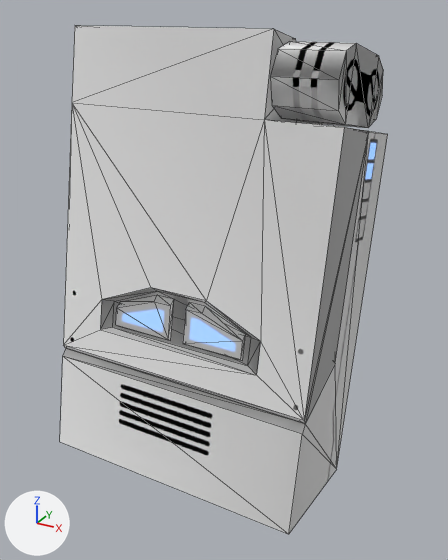
The glTF model phone.glb, before and after one commit.
The view is the same before and after, from a camera (50 mm lens) standing at (2.12, -3.63, 2.33) and looking at (0.07, 0.1, 0.47). Lighting does not change. The marker at lower left points along +X, +Y and +Z. Mesh edges are drawn as thin lines. Where no turn or scale is listed for an object, it has been applied to the vertices.

The first picture shows 'scanner'.
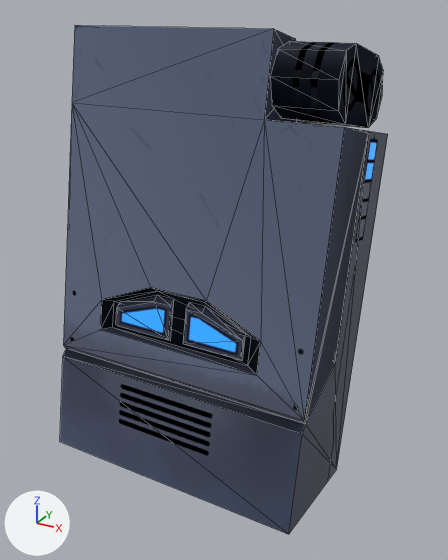
Boxes (x1, y1, x2, y2) around the edits, measured in the pictures (448 x 560 px):
'scanner', surface changed (grey to blue): (60, 26, 388, 534) in both

The change, as a diff of the scene's bpy script:
```diff
--- a/phone.glb.py
+++ b/phone.glb.py
@@ img_scanneralbedogrime @@
+img_scanneralbedogrime = load_image('scanneralbedogrime', '_unpacked/scanneralbedogrime', 2000, 2000, 'sRGB')
@@ mat_scanner1 @@
 n0 = _N.new('ShaderNodeBsdfPrincipled'); n0.name = 'Principled BSDF'
-n0.inputs[0].default_value = (1.0, 1.0, 1.0, 1.0)  # 'Base Color', white #ffffff
 n0.inputs[28].default_value = 1.0  # 'Emission Strength'
@@ mat_scanner1 @@
 n2.image = img_scanneremission
+n5 = _N.new('ShaderNodeTexImage'); n5.name = 'Image Texture.001'
+n5.image = img_scanneralbedogrime
 n3 = _N.new('ShaderNodeMath'); n3.name = 'Math'
@@ mat_scanner1 @@
 n4 = _N.new('ShaderNodeSeparateColor'); n4.name = 'Separate Color'
-n5 = _N.new('ShaderNodeTexImage'); n5.name = 'Image Texture.001'
-n5.image = img_scannermetal
+n7 = _N.new('ShaderNodeTexImage'); n7.name = 'Image Texture.002'
+n7.image = img_scannermetal
 n6 = _N.new('ShaderNodeNormalMap'); n6.name = 'Normal Map'
 n6.uv_map = 'UVMap'
-n7 = _N.new('ShaderNodeTexImage'); n7.name = 'Image Texture.002'
-n7.image = img_scannerbump
+n8 = _N.new('ShaderNodeTexImage'); n8.name = 'Image Texture.003'
+n8.image = img_scannerbump
 _L.new(n0.outputs[0], n1.inputs[0])  # 'BSDF' to 'Surface'
@@ mat_scanner1 @@
 _L.new(n4.outputs[1], n3.inputs[0])  # 'Green' to 'Value'
-_L.new(n5.outputs[0], n4.inputs[0])  # 'Color' to 'Color'
 _L.new(n6.outputs[0], n0.inputs[5])  # 'Normal' to 'Normal'
-_L.new(n7.outputs[0], n6.inputs[1])  # 'Color' to 'Color'
+_L.new(n5.outputs[0], n0.inputs[0])  # 'Color' to 'Base Color'
+_L.new(n7.outputs[0], n4.inputs[0])  # 'Color' to 'Color'
+_L.new(n8.outputs[0], n6.inputs[1])  # 'Color' to 'Color'
```
